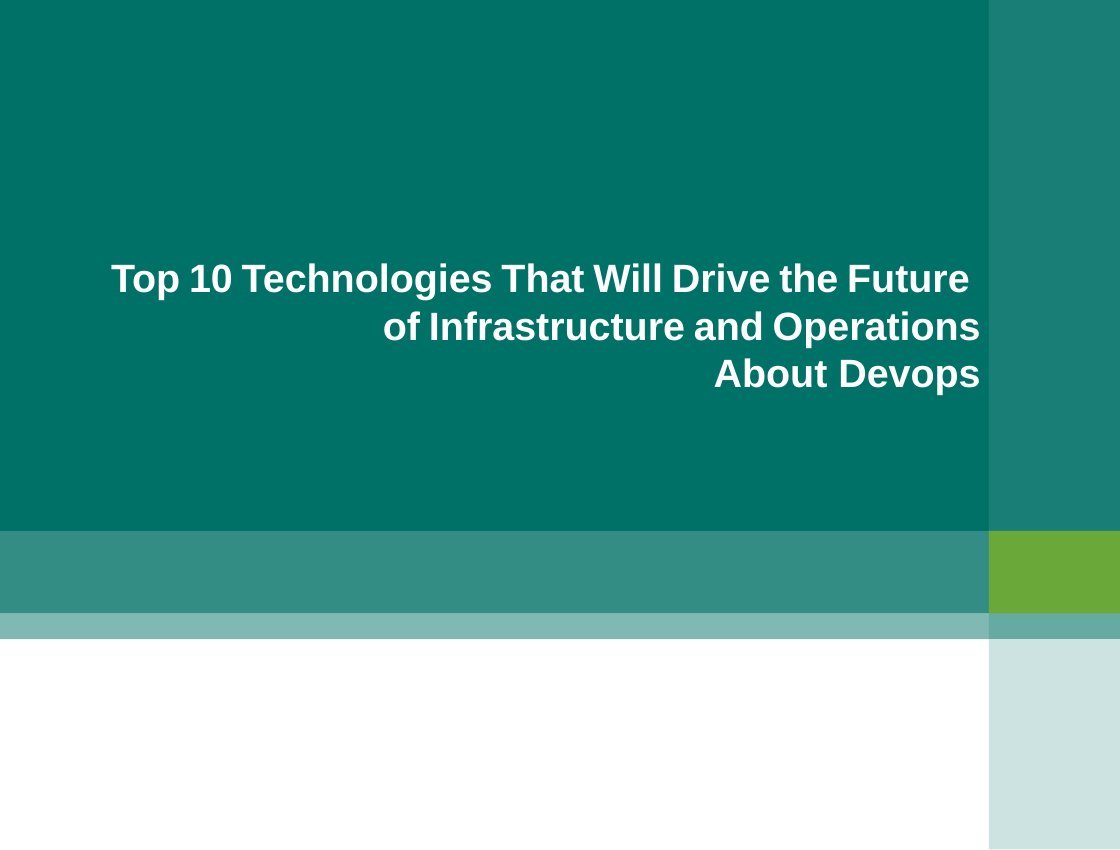
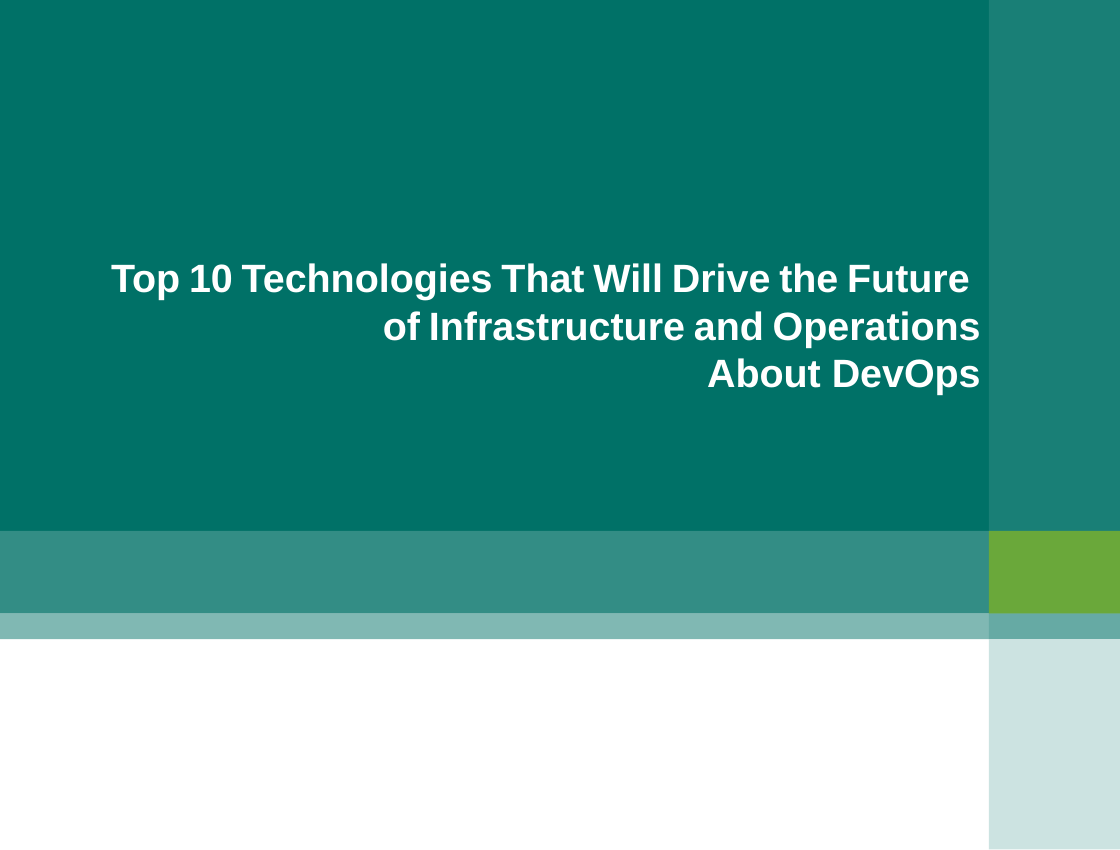
Before and after one commit to shaven105/duh, a slide deck: slide 21 of DevOps期末報告陸冠綸z00045984.pptx. Drawn at 1120x850 pixels with LibreOffice and Linux fonts; fonts in the diff are those of the drawing; background and template pictures are left out. Boxes give left, top, right and bottom in pixels: in the first picture for what was removed or moved away, otherwise in the second. Text is boxed around its words. In the diff, an @@ line names an element or a change of style, - is before the commit and + after.

```diff
--- a/DevOps期末報告陸冠綸z00045984.pptx
+++ b/DevOps期末報告陸冠綸z00045984.pptx
@@ text at (x1=707, y1=358, x2=981, y2=395): text changed @@
-About Devops
+About DevOps
```
Also in this commit, not shown: 10 other slides changed, 2 slides added, 2 other files.
